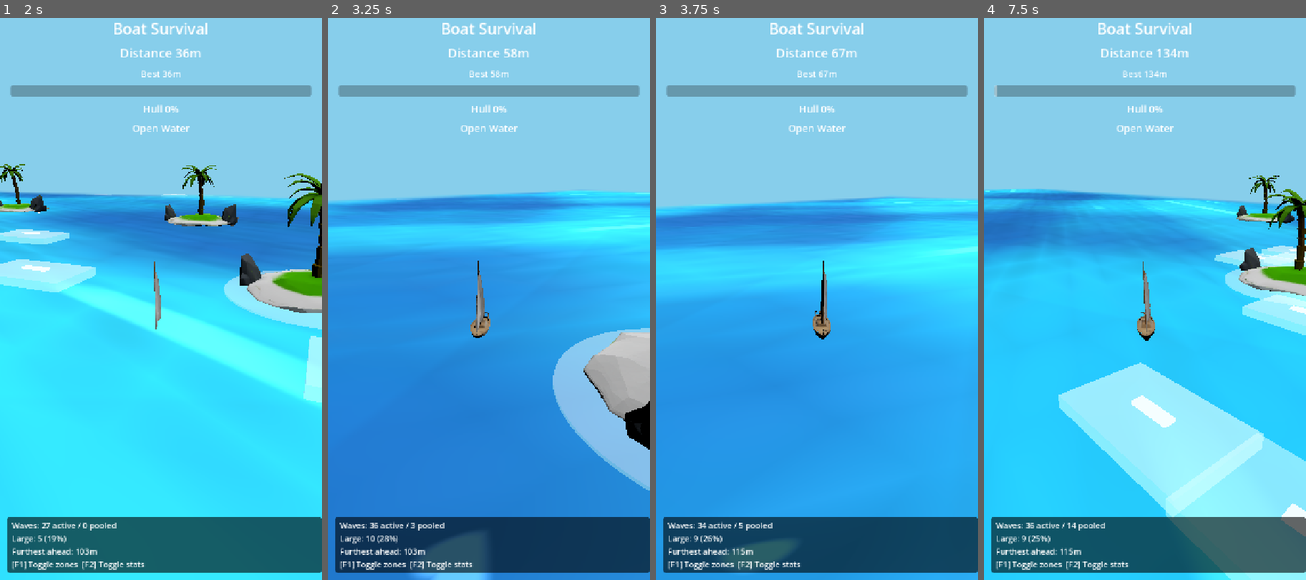
Above: before the commit, frames 1-4 (left to right).
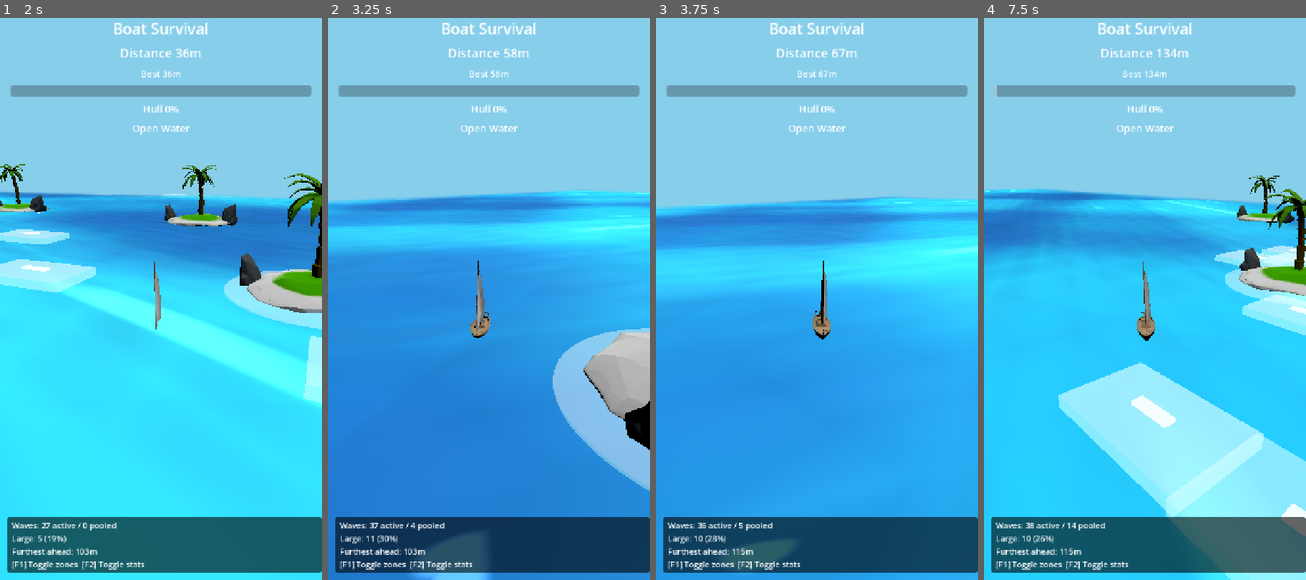
Above: after the commit, the same moments.

Repository: lseyesl/ai_game_board
Game: Godot game, scene res://scenes/main/Main.tscn
Two runs of this game, one before a commit and one after it. Both use one fixed random seed, a clock stepped at 60 frames per second and the inputs below.
Inputs (mouse positions are in pixels of both pictures, inside the frame that each line leads up to):
- Up to frame 1 (2 s): tap Enter (ui_accept) at 0.5, 0.77 s; move the mouse to (231, 265) at 0.52 s; hold Right (ui_right) 0.53-1.25 s; tap F at 0.6 s; click (231, 265) at 0.67 s; drag from (96, 321) to (144, 405) at 1.27 s
- Up to frame 2 (3.25 s): move the mouse to (521, 169) at 2.02 s; hold Right (ui_right) 2.03-2.75 s; hold E 2.03-2.75 s; drag from (472, 405) to (392, 209) at 2.77 s
- Up to frame 3 (3.75 s): move the mouse to (913, 377) at 3.52 s; hold Left (ui_left) from 3.53 s (still down); tap F at 3.6 s
- Up to frame 4 (7.5 s): tap Enter (ui_accept) at 3.77, 6.77 s; release Left (ui_left) at 4.25 s; drag from (1048, 209) to (1096, 152) at 4.27 s; move the mouse to (1161, 293) at 5.02 s; hold S 5.03-5.75 s; hold E 5.03-5.75 s; click (1161, 293) at 5.17 s; drag from (1096, 152) to (1080, 321) at 5.77 s; move the mouse to (1215, 265) at 6.52 s; hold W 6.53-7.25 s; tap F at 6.6 s; drag from (1080, 321) to (1128, 405) at 7.27 s

Frame 1 is identical in both runs. In frame 2, less than 0.1% of the frame differs, in the area x 13-28%, y 89-94%; in frame 3, 0.1%, in the area x 11-22%, y 89-94%; in frame 4, 0.1%.

Commit message:
fix: protect nearby waves during cleanup
Ultraworked with [Sisyphus](https://github.com/code-yeongyu/oh-my-openagent)

Co-authored-by: Sisyphus <clio-agent@sisyphuslabs.ai>

Diff:
--- a/scripts/waves/wave_spawner.gd
+++ b/scripts/waves/wave_spawner.gd
@@ -6,6 +6,7 @@
 
 @export var spawn_distance_ahead: float = 100.0
 @export var cleanup_distance_behind: float = 25.0
+@export var cleanup_protection_radius: float = 45.0
 @export var min_spacing: float = 14.0
 @export var max_spacing: float = 22.0
 @export var lane_width: float = 12.0
@@ -44,7 +45,7 @@
 		if child is Area3D:
 			var offset: Vector3 = child.global_position - ship_position
 			var forward_dist: float = offset.dot(forward)
-			if forward_dist < -cleanup_distance_behind:
+			if offset.length() > cleanup_protection_radius and forward_dist < -cleanup_distance_behind:
 				waves_to_release.append(child)
 
 	for wave in waves_to_release:
--- a/tests/unit/test_wave_spawner.gd
+++ b/tests/unit/test_wave_spawner.gd
@@ -118,6 +118,33 @@
 	if not cleanup_spawner.get_children().has(pooled_wave):
 		failures.append("spawner should reuse a cleaned-up wave when replacing far waves during process")
 
+	# Test: recently passed waves stay active during sharp turns while still near the ship
+	var turning_cleanup_spawner = WaveSpawnerScript.new()
+	turning_cleanup_spawner.spawn_distance_ahead = 0.0
+	turning_cleanup_spawner.cleanup_distance_behind = 25.0
+	turning_cleanup_spawner.min_spacing = 14.0
+	turning_cleanup_spawner.max_spacing = 22.0
+	turning_cleanup_spawner.lane_width = 12.0
+	turning_cleanup_spawner.large_wave_chance = 0.0
+	parent.add_child(turning_cleanup_spawner)
+
+	var turning_cleanup_ship = Node3D.new()
+	turning_cleanup_ship.position = Vector3.ZERO
+	turning_cleanup_ship.rotation = Vector3(0.0, PI, 0.0)
+	parent.add_child(turning_cleanup_ship)
+	turning_cleanup_spawner.ship = turning_cleanup_ship
+
+	var nearby_passed_wave := turning_cleanup_spawner.acquire_wave()
+	nearby_passed_wave.position = Vector3(0.0, 0.0, -30.0)
+	nearby_passed_wave.configure(WaveProfileScript.small(0.5))
+	turning_cleanup_spawner.add_child(nearby_passed_wave)
+
+	turning_cleanup_spawner._process(0.0)
+	if not turning_cleanup_spawner.get_children().has(nearby_passed_wave):
+		failures.append("nearby waves should survive cleanup during sharp turns after the ship passes them")
+	if turning_cleanup_spawner.get_inactive_pool_size() != 0:
+		failures.append("nearby waves should not be moved into the inactive pool during sharp turns")
+
 	# Test: direction-aware spawn — waves should appear ahead of the ship along its forward direction
 	var dir_spawner = WaveSpawnerScript.new()
 	dir_spawner.spawn_distance_ahead = 60.0
